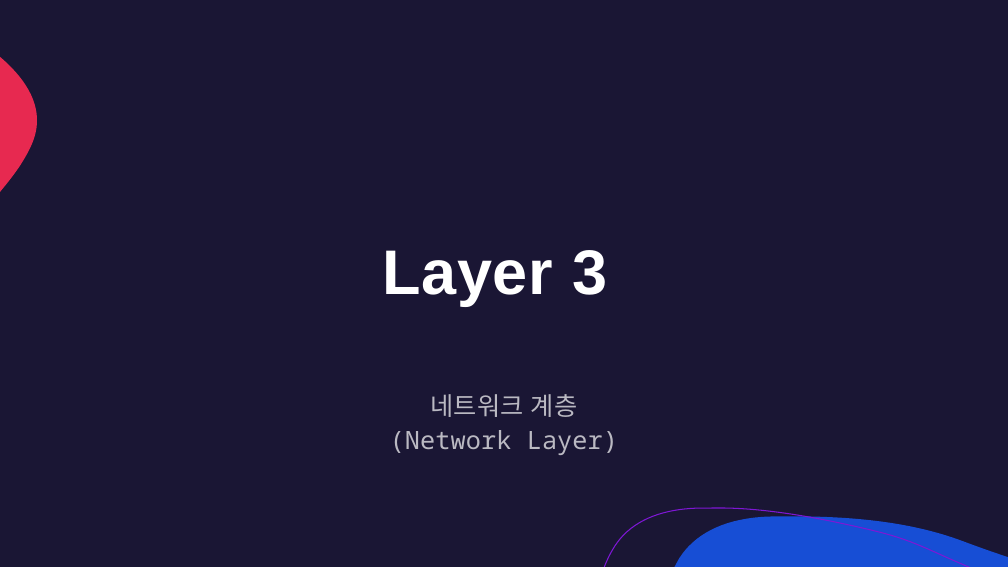
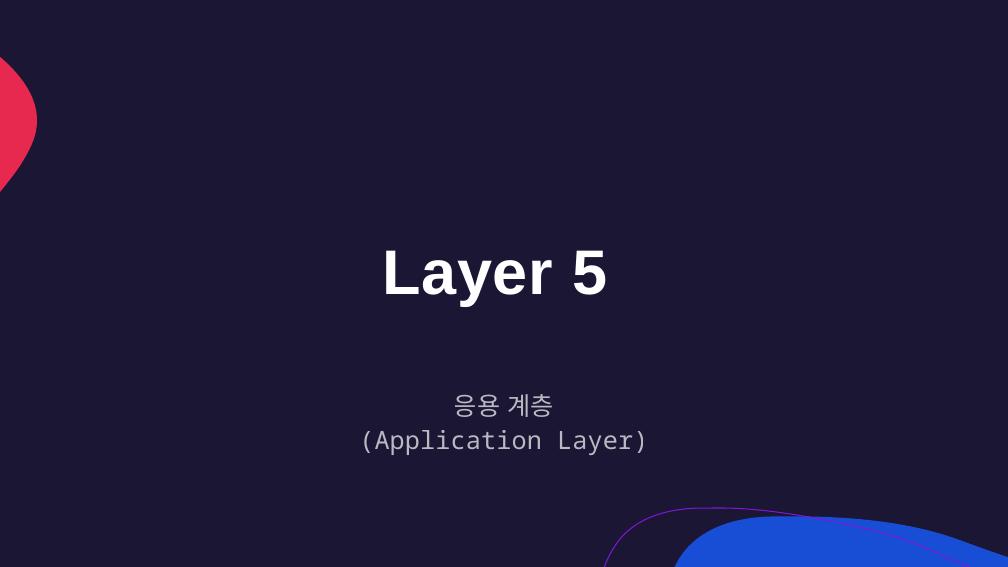
Before and after one commit to lumen4723/2024_network, a slide deck: slide 3 of 2.pptx (slide 17 before the commit). Drawn at 1008x567 pixels with LibreOffice and Linux fonts; fonts in the diff are those of the drawing. Boxes give left, top, right and bottom in pixels: in the first picture for what was removed or moved away, otherwise in the second. Text is boxed around its words. In the diff, an @@ line names an element or a change of style, - is before the commit and + after.

```diff
--- a/2.pptx
+++ b/2.pptx
@@ title at [382,250,607,306]: text changed @@
-Layer 3
+Layer 5
@@ subtitle at [359,394,648,455]: text changed @@
-네트워크 계층
-(Network Layer)
+응용 계층
+(Application Layer)
```
Also in this commit, not shown: 9 other slides changed, 22 slides added, 17 slides removed, 5 other files.
